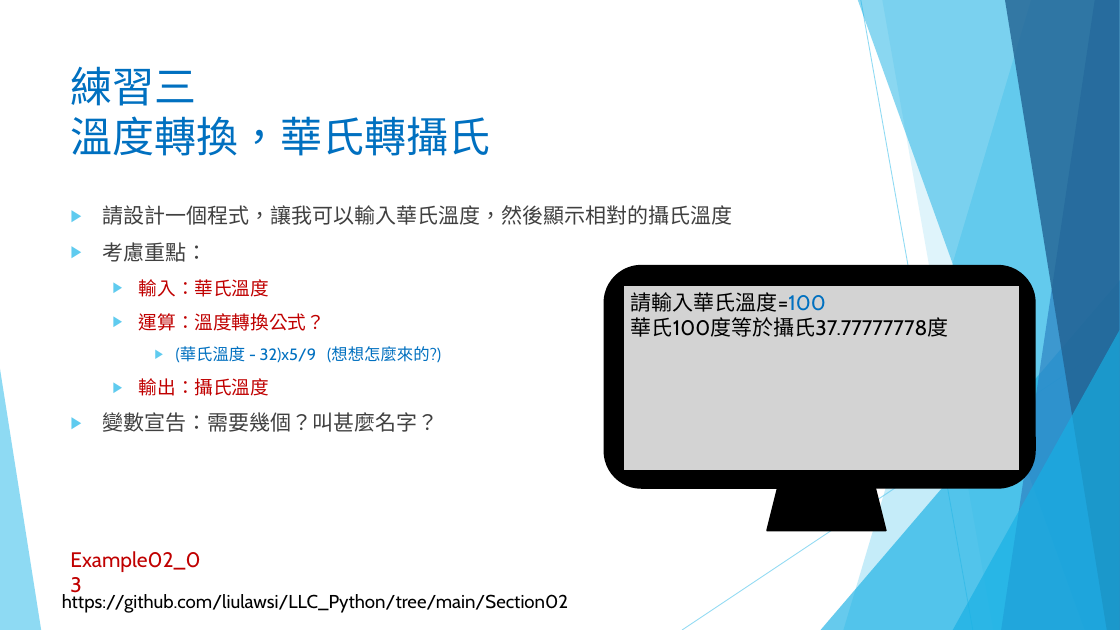
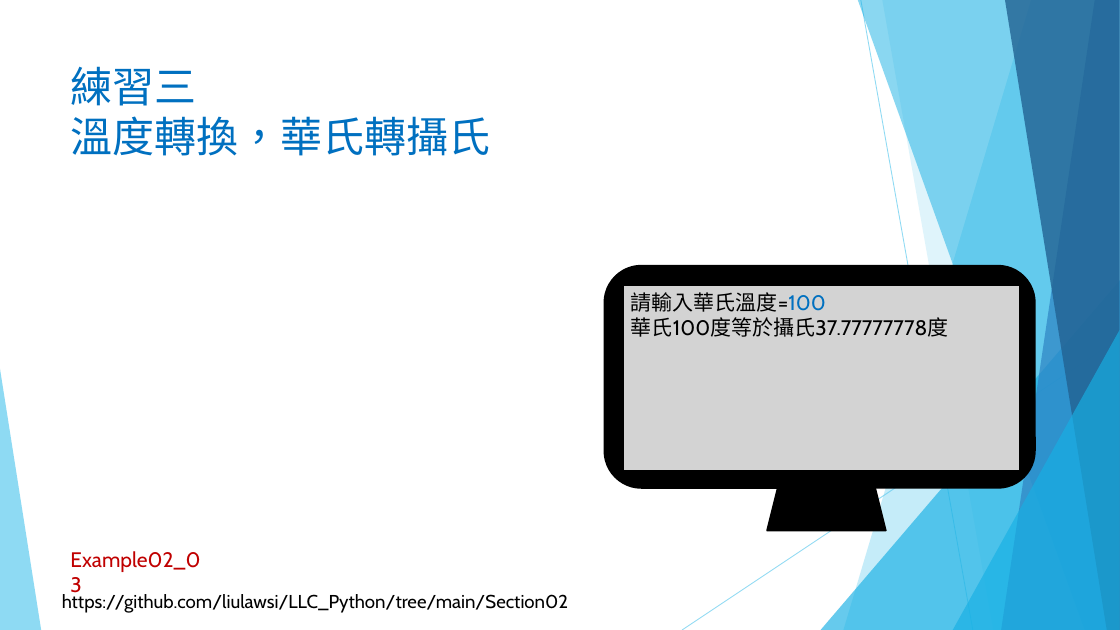
Before and after one commit to liulawsi/My_PPTs, a slide deck: slide 11 of LCC/Python/02_程式語言基本法.pptx. Drawn at 1120x630 pixels with LibreOffice and Linux fonts; fonts in the diff are those of the drawing; grey boxes stand for pictures; background and template pictures are left out. Boxes give left, top, right and bottom in pixels: in the first picture for what was removed or moved away, otherwise in the second. Text is boxed around its words. In the diff, an @@ line names an element or a change of style, - is before the commit and + after.

```diff
--- a/LCC/Python/02_程式語言基本法.pptx
+++ b/LCC/Python/02_程式語言基本法.pptx
@@ text removed at [102,205,732,432] @@
-▶ 請設計一個程式，讓我可以輸入華氏溫度，然後顯示相對的攝氏溫度
-▶ 考慮重點：
-  ▶ 輸入：華氏溫度
-  ▶ 運算：溫度轉換公式？
-    ▶ (華氏溫度 - 32)x5/9 (想想怎麼來的?)
-  ▶ 輸出：攝氏溫度
-▶ 變數宣告：需要幾個？叫甚麼名字？
```
Also in this commit, not shown: 3 slides added, 6 other files.
